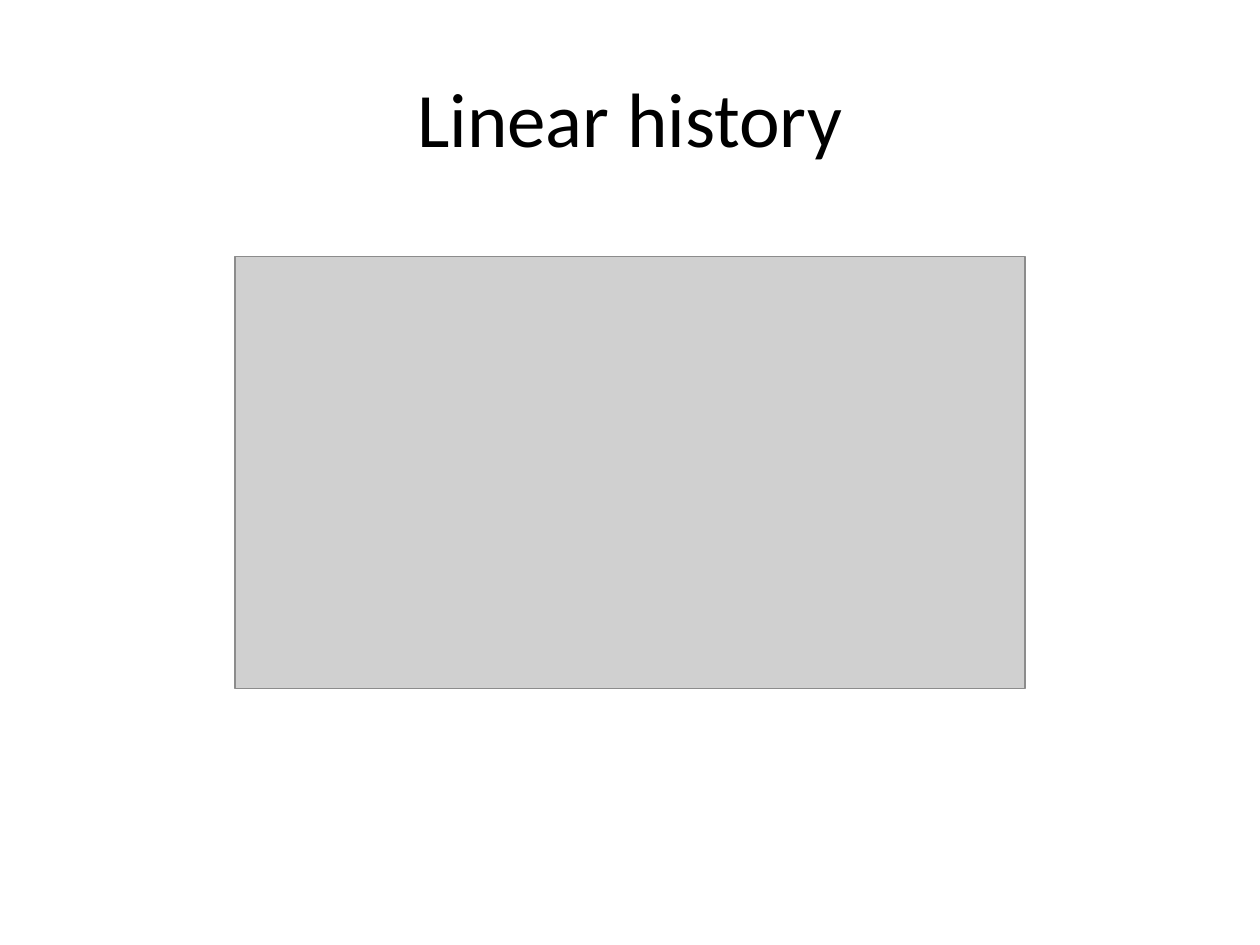
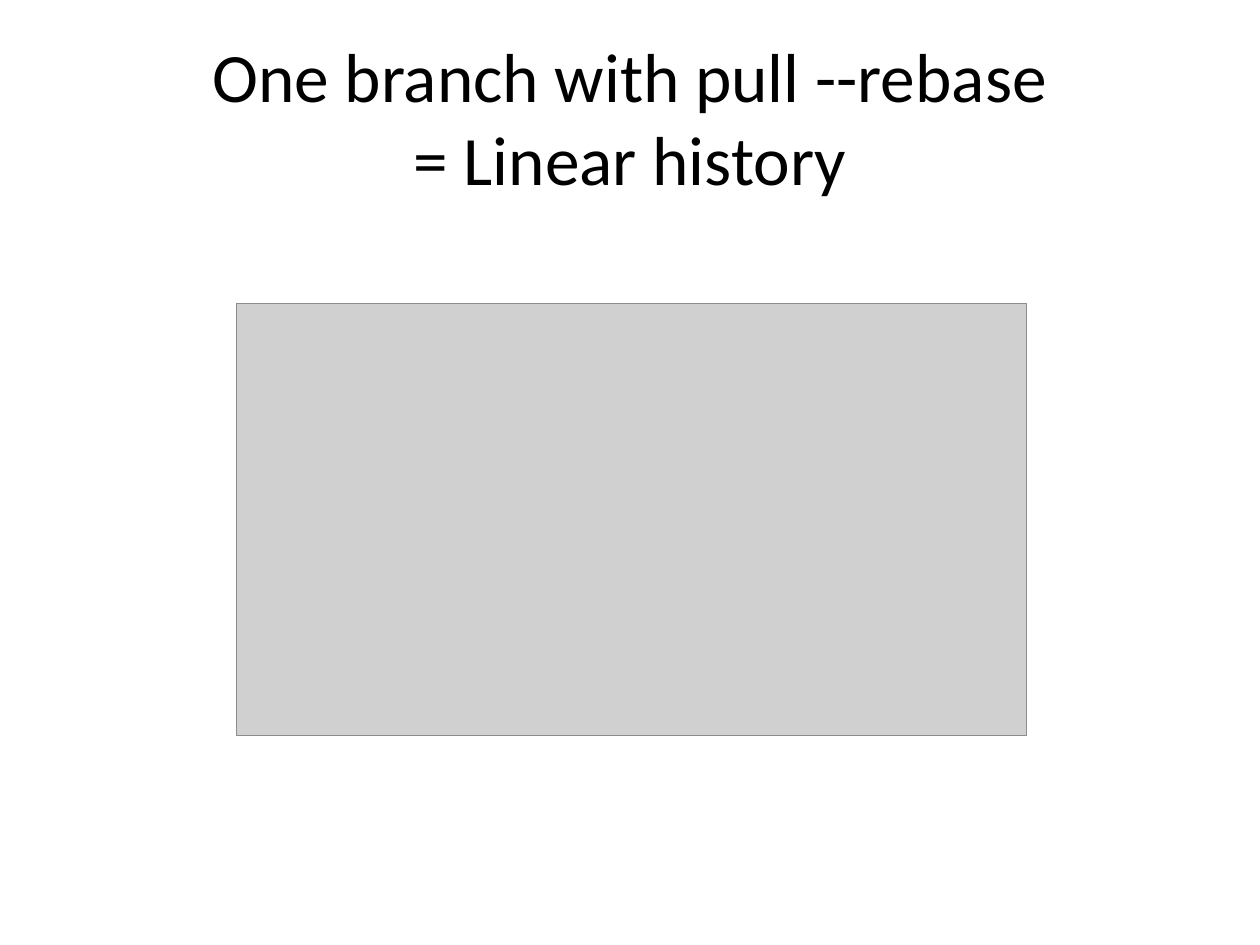
Before and after one commit to uncas/writings, a slide deck: slide 14 of GitRebase.pptx. Drawn at 1260x945 pixels with LibreOffice and Linux fonts; fonts in the diff are those of the drawing; grey boxes stand for pictures. Boxes give left, top, right and bottom in pixels: in the first picture for what was removed or moved away, otherwise in the second. Text is boxed around its words. In the diff, an @@ line names an element or a change of style, - is before the commit and + after.

Commit message:
Add more git rebase scenarios.

```diff
--- a/GitRebase.pptx
+++ b/GitRebase.pptx
@@ title at [213,54,1046,197]: text changed; size 44 to 39.6 pt @@
-Linear history
+One branch with pull --rebase
+= Linear history
@@ picture: place and size @@
-picture at [234,257,1024,689]
+picture at [237,304,1027,736]
```
Also in this commit, not shown: 9 slides added, 2 other files.
